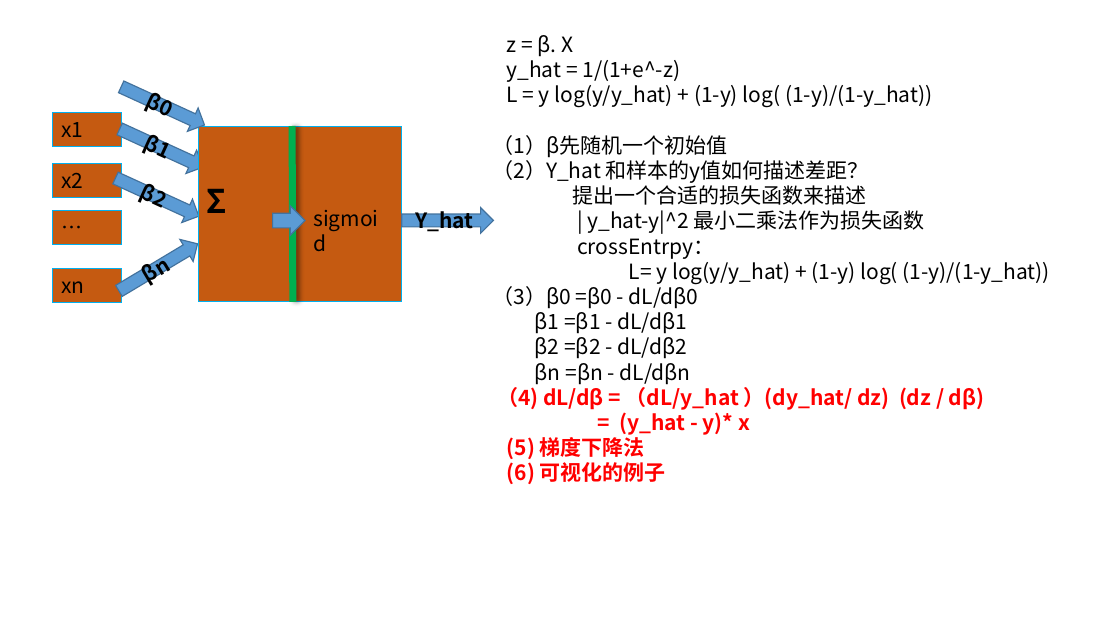
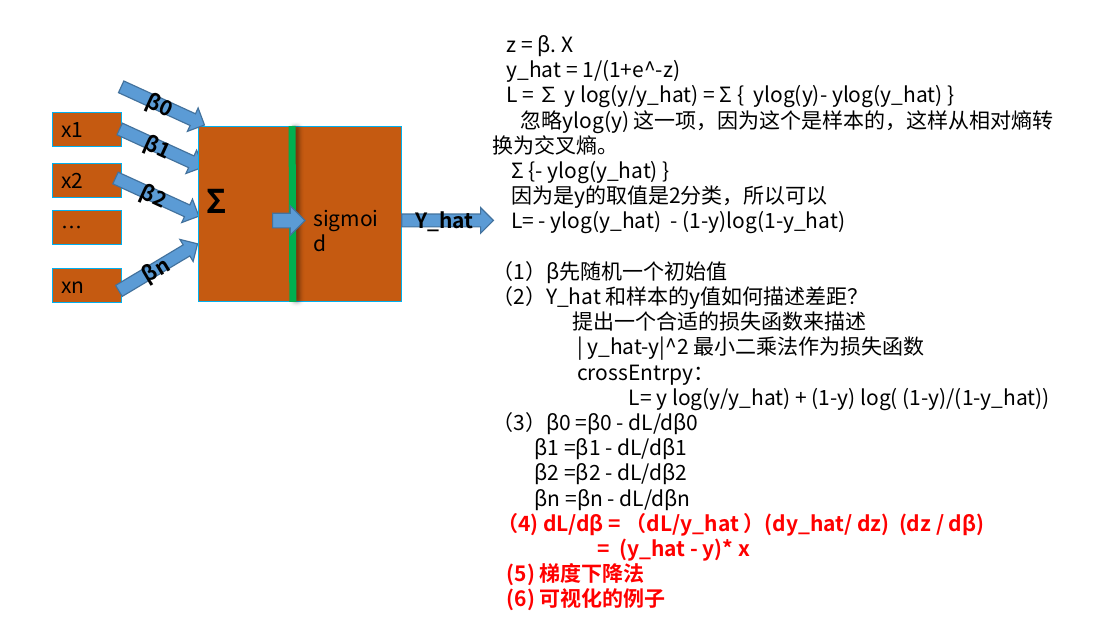
Before and after one commit to xpyuanfly/data_analysis_method, a slide deck: slide 1 of 2.regression/逻辑回归ppt.pptx. Drawn at 1120x630 pixels with LibreOffice and Linux fonts; fonts in the diff are those of the drawing. Boxes give left, top, right and bottom in pixels: in the first picture for what was removed or moved away, otherwise in the second. Text is boxed around its words. In the diff, an @@ line names an element or a change of style, - is before the commit and + after.

```diff
--- a/2.regression/逻辑回归ppt.pptx
+++ b/2.regression/逻辑回归ppt.pptx
@@ text at <box>492,85,1054,234</box>: text changed @@
-L = y log(y/y_hat) + (1-y) log( (1-y)/(1-y_hat))
+L = ∑ y log(y/y_hat) = Σ { ylog(y)- ylog(y_hat) }
+忽略ylog(y) 这一项，因为这个是样本的，这样从相对熵转换为交叉熵。
+Σ {- ylog(y_hat) }
+因为是y的取值是2分类，所以可以
+L= - ylog(y_hat) - (1-y)log(1-y_hat)
```
Also in this commit, not shown: 1 other file.
